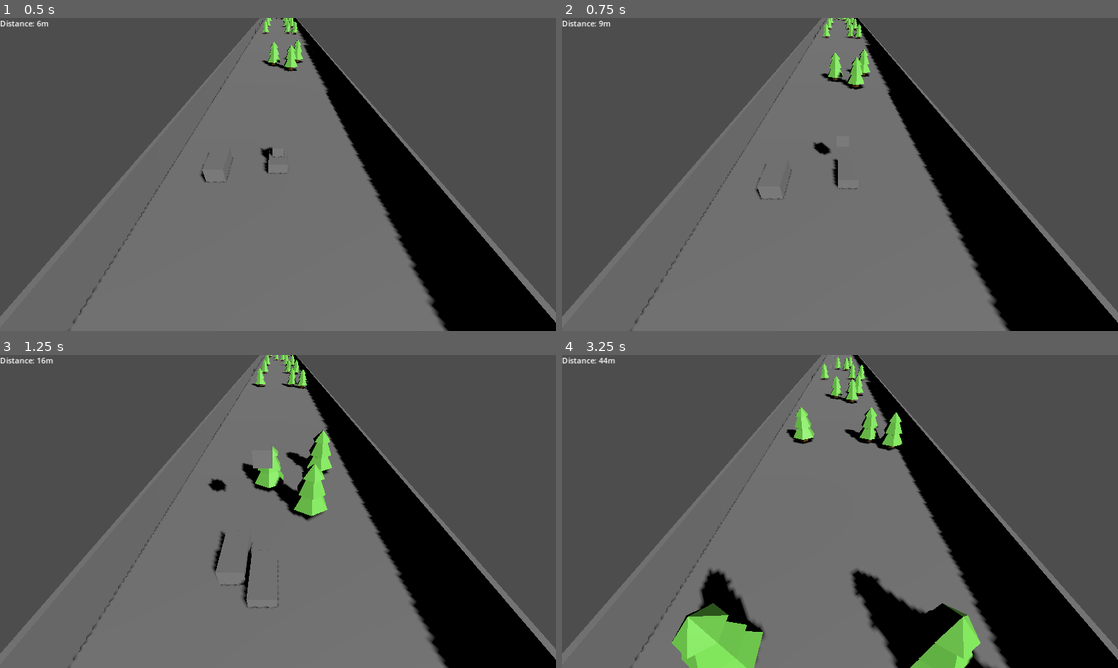
Above: before the commit, frames 1-4 (two rows, left to right).
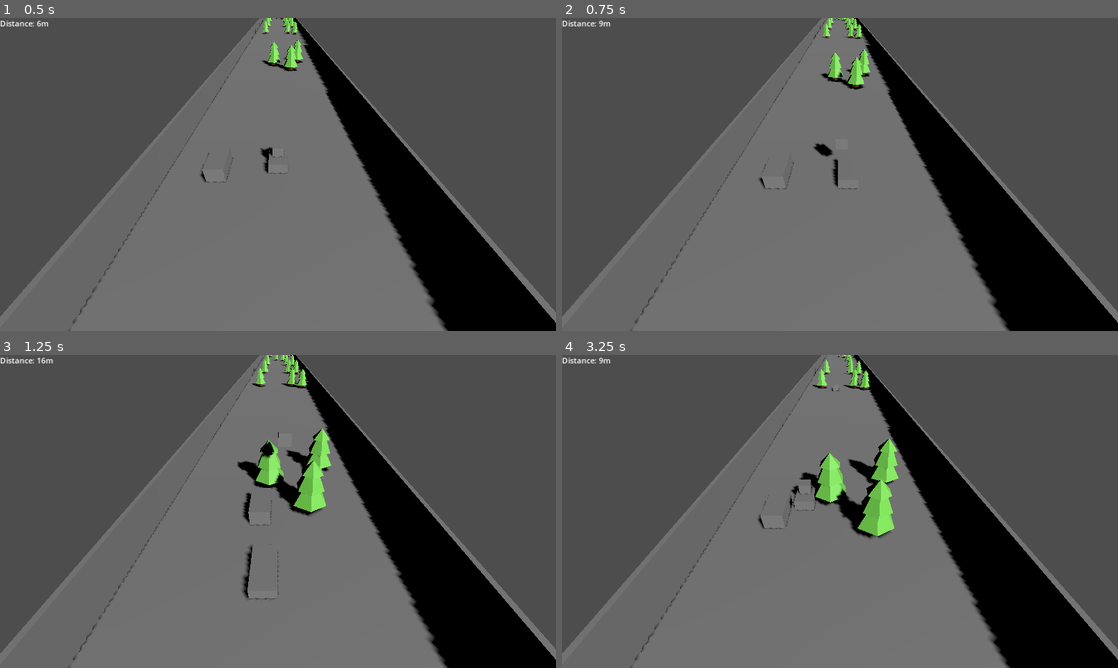
Above: after the commit, the same moments.

Repository: zenonet/EndlessRunner
Game: Godot game, scene res://root.tscn
Same seed, same stepped clock (60 frames per second), same inputs: the game is played once before the commit and once after it.
Inputs (mouse positions are in pixels of both pictures, inside the frame that each line leads up to):
- Up to frame 1 (0.5 s): no input
- Up to frame 2 (0.75 s): move the mouse to (962, 158) at 0.52 s; hold D (right) from 0.53 s (still down); tap Space (jump) at 0.6 s; click (962, 158) at 0.67 s
- Up to frame 3 (1.25 s): keep holding D (right); tap Space (jump) at 0.77, 1.07 s
- Up to frame 4 (3.25 s): release D (right) at 1.25 s; drag from (728, 527) to (812, 574) at 1.27 s; move the mouse to (895, 442) at 2.02 s; hold D (right) 2.03-2.75 s; tap Space (jump) at 2.1 s; drag from (812, 574) to (673, 464) at 2.77 s

Frame 1 is identical in both runs. In frame 2, less than 0.1% of the frame differs, in the area x 34-49%, y 39-58%; in frame 3, 1.4%; in frame 4, 12%, in the area x 6-78%, y 0-100%.

Commit message:
Bug fixes and added new model

Diff:
--- a/PlayerCharacter.gd
+++ b/PlayerCharacter.gd
@@ -8,11 +8,16 @@
 const jumpSpeedIncrease:float = 3
 
 var isAnimalAvailable:bool = false
+
+func _ready():
+	if get_parent().is_in_group("animals"):
+		get_parent().on_player_mounted(self)
+
 func _process(delta):
 	if Input.is_action_just_pressed("jump"):
 		if isFlying:
 			if isAnimalAvailable:
-				isLanding = true
+				start_mounting()
 		else:
 			leave_animal()
 
@@ -28,11 +33,9 @@
 			if position.y <= 0:
 				GameManager.game_over.emit()
 		else:
-			position.y = move_toward(position.y, jump_height, 10*delta)
+			position.y = move_toward(position.y, jump_height, 8*delta)
 			if position.y == jump_height:
 				isDecending = true
-
-
 
 func _input(event):
 	if !(event is InputEventScreenTouch) && !(event is InputEventScreenDrag): return
@@ -42,11 +45,16 @@
 	var is_release:bool = !is_drag and !event.is_pressed()
 
 	if isFlying && is_press && isAnimalAvailable:
-		isLanding = true
+		start_mounting()
 
 	if !isFlying && is_release:
 		leave_animal()
 
+func start_mounting():
+	if !isAnimalAvailable: return
+
+	isLanding = true
+	availableAnimal.isMountingProccessStarted = true
 func mount_animal():
 	print("Mounting...")
 	GameManager.playerSpeed -= jumpSpeedIncrease
@@ -65,6 +73,8 @@
 
 	# Leave controlled animal
 	reparent(get_parent().get_parent())
+
+	availableAnimal.isMountingProccessStarted = false
 
 	# jump
 	isFlying = true
--- a/animal.gd
+++ b/animal.gd
@@ -3,6 +3,7 @@
 @onready var normalSpeed:float = randf_range(6, 12)
 const avoidanceDistance = 1.2
 @export var isPlayerControlled:bool = false
+var isMountingProccessStarted:bool = false
 
 const HORIZONTAL_SPEED = 8
 
@@ -23,6 +24,10 @@
 		# print("relative speed: %f; world speed: %f" % [relativeSpeed, GameManager.playerSpeed])
 		position.z += relativeSpeed*delta
 		global_position.x = move_toward(global_position.x, targetX, 4*delta)
+
+	if isPlayerControlled || isMountingProccessStarted:
+		# Move the animal towards z=0 to keep it on the screen
+		position.z = move_toward(position.z, 0, 5*delta)
 
 func _input(event):
 	if !isPlayerControlled: return
--- a/root.tscn
+++ b/root.tscn
@@ -11,6 +11,7 @@
 anchor_bottom = 1.0
 grow_horizontal = 2
 grow_vertical = 2
+size_flags_vertical = 3
 
 [node name="Score" type="Label" parent="Control"]
 layout_mode = 1
--- /dev/null
+++ b/scenes/obstacles/big_rock.tscn
@@ -0,0 +1,5 @@
+[gd_scene load_steps=2 format=3 uid="uid://b00m38bhom0lw"]
+
+[ext_resource type="PackedScene" uid="uid://c50elata8rp8n" path="res://models/bigRock.blend" id="1_3tbiq"]
+
+[node name="bigRock" instance=ExtResource("1_3tbiq")]
Not shown, added: models/bigRock.blend.import
Not shown, added: models/bigRock.blend
